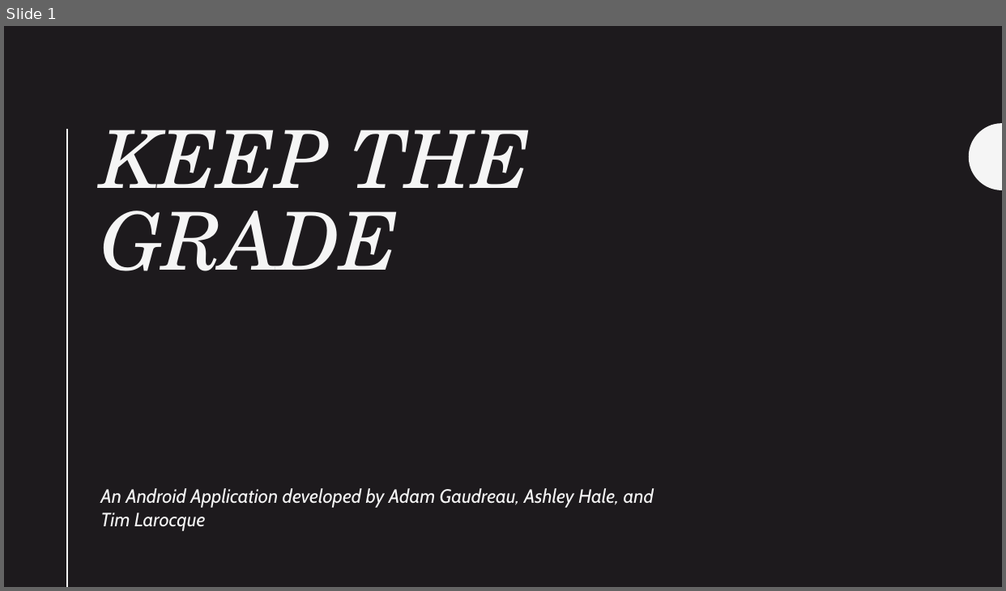
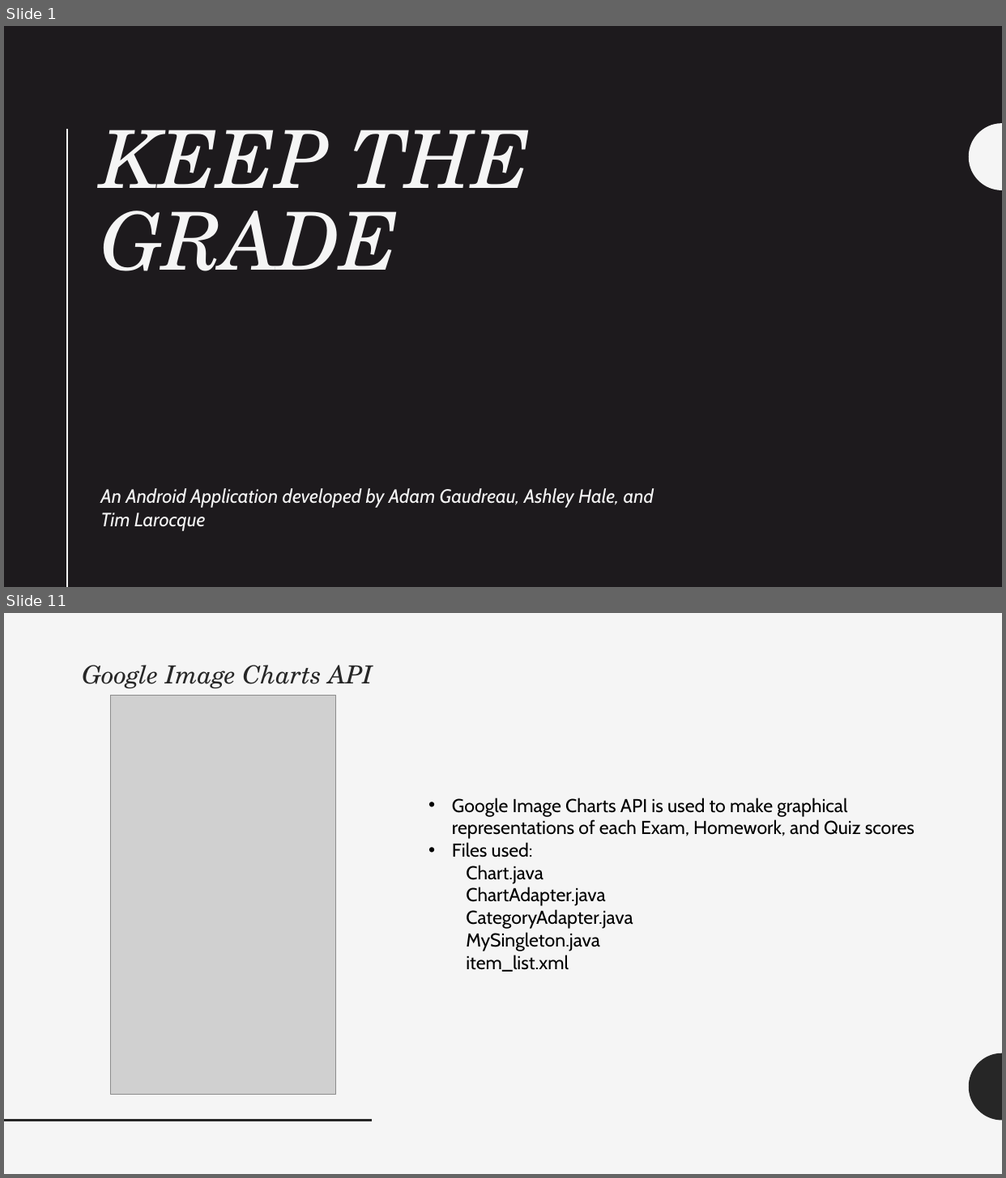
Before and after one commit to uml-app1-2016/Keep-the-Grade, a slide deck: Presentation.pptx. Shown one above the other, each under a label of ours: slide 1 before the commit, slides 1 and 11 after it; the slides between them are not shown. The pictures are 1006x591 and 1006x1178 pixels, drawn with LibreOffice and Linux fonts; fonts in the diff are those of the drawing; grey boxes stand for pictures. Boxes give left, top, right and bottom in pixels: in the first picture for what was removed or moved away, otherwise in the second. Text is boxed around its words. In the diff, an @@ line names an element or a change of style, - is before the commit and + after.

```diff
--- a/Presentation.pptx
+++ b/Presentation.pptx
@@ slide 11 added at box(4, 613, 1002, 1174), background #F5F5F5 @@
@@ title added at box(82, 665, 373, 689), 24 pt, text #262626, italic @@
+Google Image Charts API
@@ picture added at box(111, 696, 335, 1095) @@
@@ text added at box(452, 798, 914, 972), 18 pt, text #000000 @@
+• Google Image Charts API is used to make graphical representations of each Exam, Homework, and Quiz scores
+• Files used:
+  Chart.java
+  ChartAdapter.java
+  CategoryAdapter.java
+  MySingleton.java
+  item_list.xml
@@ freeform shape added at box(969, 1053, 1002, 1121), fill #262626 @@
@@ line added from (4, 1121) to (373, 1121), #262626 2 pt @@
```
Also in this commit, not shown: 11 other slides added.
